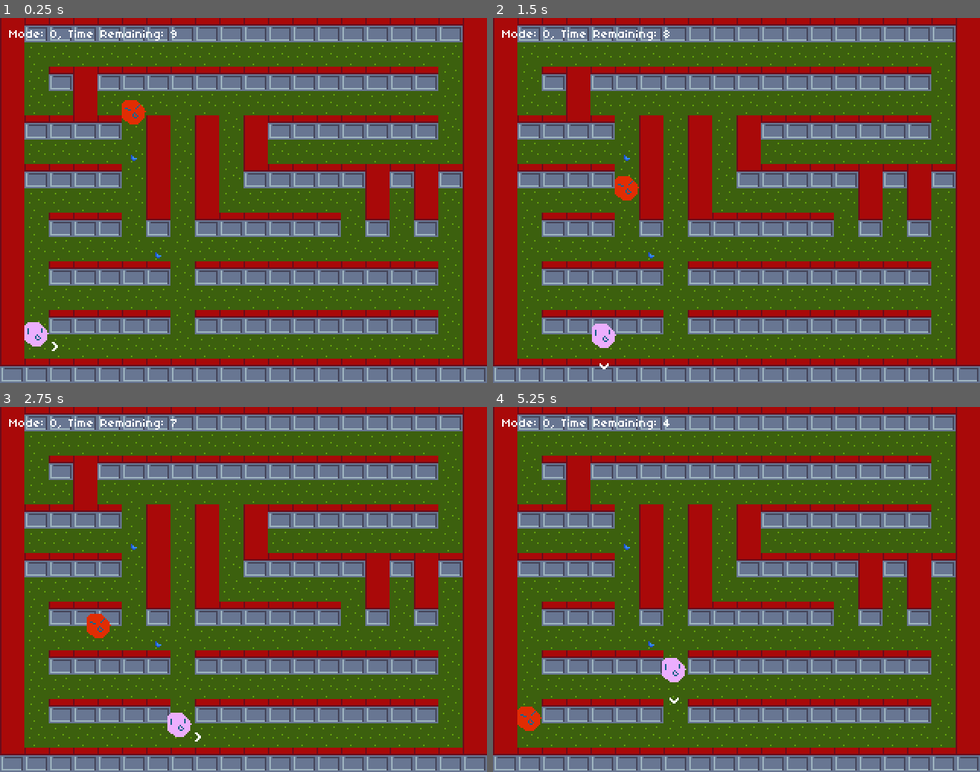
Above: before the commit, frames 1-4 (two rows, left to right).
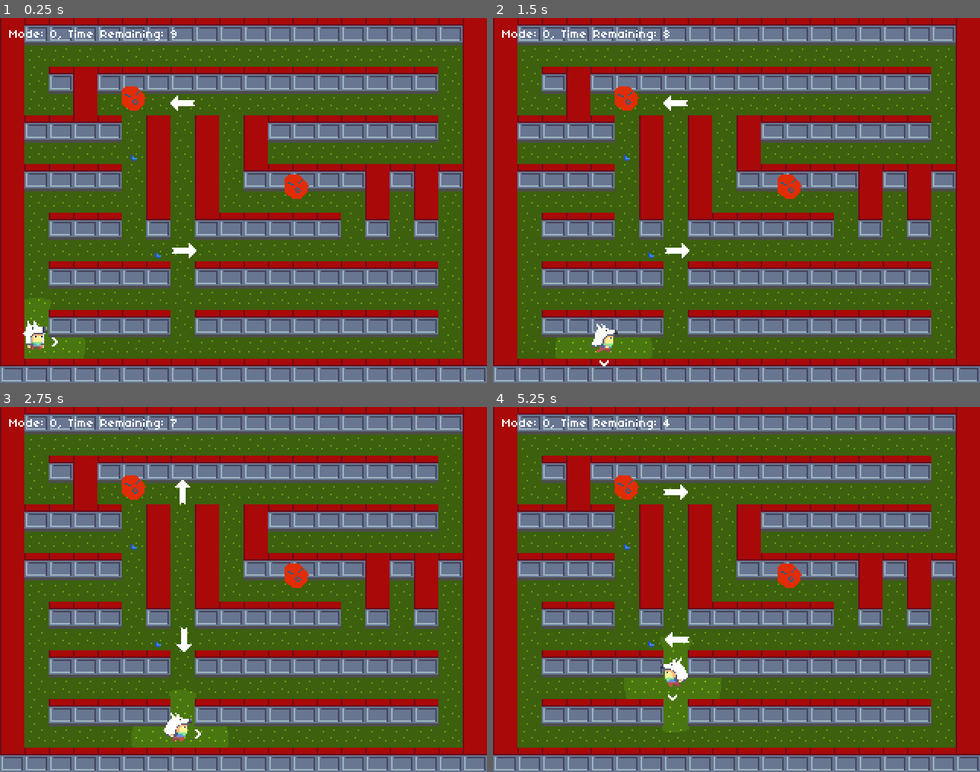
Above: after the commit, the same moments.

Repository: pibolib/gardener-of-light
Game: Godot game, scene res://scene/MainGame/GameHandler.tscn
The game is run twice, just before and just after one commit, with the same random seed, the same clock (stepped at 60 frames per second) and the same inputs.
Inputs:
- Up to frame 1 (0.25 s): no input
- Up to frame 2 (1.5 s): hold D (move_right) 0.53-1.28 s; tap Space (action) at 0.6, 1.35 s; hold S (move_down) from 1.28 s (still down)
- Up to frame 3 (2.75 s): release S (move_down) at 2.03 s; hold D (move_right) from 2.03 s (still down); tap Space (action) at 2.1 s
- Up to frame 4 (5.25 s): release D (move_right) at 2.78 s; hold W (move_up) 2.78-3.53 s; tap Space (action) every 0.75 s from 2.85 to 5.1 s; hold A (move_left) 3.53-5.03 s; hold S (move_down) from 5.03 s (still down)

The runs differ from the first frame. In frame 1, 7.1% of the frame differs, in the area x 4-95%, y 6-93%; in frame 2, 7.2%; in frame 3, 7.2%; in frame 4, 7.3%, in the area x 5-95%, y 6-93%.

Commit message:
implemented

Diff:
--- a/scene/MainGame/Enemy/Enemy.gd
+++ b/scene/MainGame/Enemy/Enemy.gd
@@ -1,28 +1,45 @@
 extends CharacterBody2D
+
+const TAINT = preload("res://scene/MainGame/Taint/Taint.tscn")
 
 var speed: float = 40
 @export var target := Vector2(100, 100)
+var move_enable: bool = false
+@export var follow_player: bool = true
 
 @onready var navigation_agent = $NavigationAgent2D
 var game_handler: GameHandler
-
 # Called when the node enters the scene tree for the first time.
 func _ready():
 	game_handler = get_parent()
+	game_handler.connect("mode_switch", _on_mode_switch)
 	call_deferred("nav_target")
 
 func nav_target() -> void:
 	await get_tree().physics_frame
-	navigation_agent.target_position = game_handler.player_position
+	navigation_agent.target_position = get_node("../Player").global_position
 
 func _physics_process(delta):
-	if navigation_agent.is_navigation_finished():
-		call_deferred("nav_target")
+	if follow_player:
+		nav_target()
+	elif navigation_agent.is_navigation_finished():
+		nav_target()
 		return
 	var next_path_position: Vector2 = navigation_agent.get_next_path_position()
+	if move_enable:
+		var new_vel: Vector2 = next_path_position - global_position
+		new_vel = new_vel.normalized() * speed
+		navigation_agent.set_velocity(new_vel)
 
-	var new_vel: Vector2 = next_path_position - global_position
-	new_vel = new_vel.normalized() * speed
+func _on_navigation_agent_2d_velocity_computed(safe_velocity):
+	if move_enable:
+		velocity = safe_velocity * int(move_enable)
+	move_and_slide()
 
-	velocity = new_vel
-	move_and_slide()
+func _on_mode_switch(mode: GameHandler.Mode):
+	if mode == GameHandler.Mode.DAY:
+		for i in 3:
+			var taint := TAINT.instantiate()
+			taint.position = position
+			add_sibling(taint)
+	move_enable = !(mode == GameHandler.Mode.DAY)
--- a/scene/MainGame/Enemy/Enemy.tscn
+++ b/scene/MainGame/Enemy/Enemy.tscn
@@ -1,7 +1,8 @@
-[gd_scene load_steps=4 format=3 uid="uid://bvtqyrvqllt6d"]
+[gd_scene load_steps=5 format=3 uid="uid://bvtqyrvqllt6d"]
 
 [ext_resource type="Script" path="res://scene/MainGame/Enemy/Enemy.gd" id="1_yxob3"]
 [ext_resource type="Texture2D" uid="uid://c8o8qqf5s3oct" path="res://asset/enemy/enemy.png" id="2_kippb"]
+[ext_resource type="Texture2D" uid="uid://dip1r3gx7us1v" path="res://asset/player/aimdirection.png" id="3_se72y"]
 
 [sub_resource type="CircleShape2D" id="CircleShape2D_w74ob"]
 radius = 6.0
@@ -10,6 +11,7 @@
 z_index = -1
 y_sort_enabled = true
 motion_mode = 1
+safe_margin = 1.0
 script = ExtResource("1_yxob3")
 
 [node name="Sprite" type="Sprite2D" parent="."]
@@ -27,4 +29,13 @@
 target_desired_distance = 2.0
 path_max_distance = 200.0
 path_postprocessing = 1
-radius = 1.0
+avoidance_enabled = true
+radius = 6.0
+time_horizon_agents = 0.07
+
+[node name="target" type="Sprite2D" parent="."]
+visible = false
+z_index = 125
+texture = ExtResource("3_se72y")
+
+[connection signal="velocity_computed" from="NavigationAgent2D" to="." method="_on_navigation_agent_2d_velocity_computed"]
--- a/scene/MainGame/GameHandler.gd
+++ b/scene/MainGame/GameHandler.gd
@@ -6,17 +6,28 @@
 	NIGHT
 }
 
+const TILE := preload("res://scene/MainGame/World/Tile.tscn")
+
 @export var cycle_time: float = 10
 var mode := Mode.DAY
 var mode_timer: Timer
 @onready var ui = $UI
 @onready var label = $UI/Label
+@onready var tile_map = $TileMap
 
 var player_position = Vector2.ZERO
 
 signal mode_switch(mode)
 
 func _ready():
+	randomize()
+	for tile in tile_map.get_used_cells(1):
+		var new_tile = TILE.instantiate()
+		new_tile.position = tile_map.map_to_local(tile)
+		new_tile.sprite_atlas_position = tile_map.get_cell_atlas_coords(1, tile) * 16
+		tile_map.set_cell(1, tile, -1)
+		add_child(new_tile)
+
 	mode_timer = Timer.new()
 	add_child(mode_timer)
 	mode_timer.start(cycle_time)
--- a/scene/MainGame/GameHandler.tscn
+++ b/scene/MainGame/GameHandler.tscn
@@ -6,12 +6,13 @@
 [ext_resource type="FontFile" uid="uid://yoxl3j5wnxsn" path="res://asset/fonts/04B_03_.TTF" id="4_ofvrq"]
 [ext_resource type="PackedScene" uid="uid://bvcx0ni6lj0an" path="res://scene/MainGame/Powerup/Powerup.tscn" id="5_c1pys"]
 [ext_resource type="PackedScene" uid="uid://bvtqyrvqllt6d" path="res://scene/MainGame/Enemy/Enemy.tscn" id="6_p88p4"]
+[ext_resource type="PackedScene" uid="uid://3ymrobvsurmi" path="res://scene/MainGame/Interactable/interactable.tscn" id="7_h14s5"]
 
 [sub_resource type="NavigationPolygon" id="NavigationPolygon_16tad"]
 
 [sub_resource type="NavigationPolygon" id="NavigationPolygon_q8t0t"]
 
-[sub_resource type="NavigationPolygon" id="NavigationPolygon_dphq2"]
+[sub_resource type="NavigationPolygon" id="NavigationPolygon_1mgl6"]
 vertices = PackedVector2Array(-8, -8, 8, -8, 8, 8, -8, 8)
 polygons = Array[PackedInt32Array]([PackedInt32Array(0, 1, 2, 3)])
 outlines = Array[PackedVector2Array]([PackedVector2Array(-8, -8, 8, -8, 8, 8, -8, 8)])
@@ -44,16 +45,23 @@
 sources/0 = SubResource("TileSetAtlasSource_cxm6s")
 sources/1 = SubResource("TileSetAtlasSource_1ob6i")
 
+[sub_resource type="Environment" id="Environment_y4xgg"]
+
+[sub_resource type="CanvasItemMaterial" id="CanvasItemMaterial_1hxi5"]
+blend_mode = 2
+light_mode = 2
+
 [node name="GameHandler" type="Node2D"]
 y_sort_enabled = true
 script = ExtResource("1_rux4r")
 
 [node name="TileMap" type="TileMap" parent="."]
 y_sort_enabled = true
+position = Vector2(0, 2)
 tile_set = SubResource("TileSet_acypx")
 format = 2
 layer_0/name = "BG"
-layer_0/z_index = -2
+layer_0/z_index = -10
 layer_0/tile_data = PackedInt32Array(65537, 131072, 0, 131073, 131072, 0, 196609, 131072, 0, 65538, 131072, 0, 196610,  …(2559 unchanged characters)…
 layer_1/name = "FG"
 layer_1/enabled = true
@@ -88,3 +96,21 @@
 [node name="Enemy" parent="." instance=ExtResource("6_p88p4")]
 position = Vector2(88, 61)
 target = Vector2(24, 216)
+follow_player = false
+
+[node name="Enemy3" parent="." instance=ExtResource("6_p88p4")]
+position = Vector2(195, 119)
+target = Vector2(24, 216)
+
+[node name="WorldEnvironment" type="WorldEnvironment" parent="."]
+environment = SubResource("Environment_y4xgg")
+
+[node name="CanvasModulate" type="CanvasModulate" parent="."]
+material = SubResource("CanvasItemMaterial_1hxi5")
+
+[node name="Interactable" parent="." instance=ExtResource("7_h14s5")]
+position = Vector2(121, 153)
+
+[node name="Interactable2" parent="." instance=ExtResource("7_h14s5")]
+position = Vector2(120, 56)
+rotation = 1.5708
--- /dev/null
+++ b/scene/MainGame/Interactable/interactable.gd
@@ -0,0 +1,23 @@
+extends Node2D
+
+@export var speed: float = 300
+var rotation_timer: Timer
+
+func _ready():
+	rotation = randi_range(0, 3) * PI/2
+	rotation_timer = Timer.new()
+	add_child(rotation_timer)
+	rotation_timer.start(2)
+	rotation_timer.connect("timeout", _rotate)
+
+func _on_area_2d_body_entered(body):
+	if body is CharacterBody2D:
+		body.position = position
+		body.move_enable = false
+		body.velocity = Vector2.from_angle(rotation).normalized() * speed
+		var timer := get_tree().create_timer(0.25)
+		await timer.timeout
+		body.move_enable = true
+
+func _rotate():
+	rotation += PI/2
--- /dev/null
+++ b/scene/MainGame/Interactable/interactable.tscn
@@ -0,0 +1,20 @@
+[gd_scene load_steps=4 format=3 uid="uid://3ymrobvsurmi"]
+
+[ext_resource type="Script" path="res://scene/MainGame/Interactable/interactable.gd" id="1_5ifd3"]
+[ext_resource type="Texture2D" uid="uid://btlxynagetksw" path="res://asset/world/funnyarrow.png" id="2_iluml"]
+
+[sub_resource type="RectangleShape2D" id="RectangleShape2D_0dpoh"]
+size = Vector2(8, 8)
+
+[node name="Interactable" type="Node2D"]
+script = ExtResource("1_5ifd3")
+
+[node name="Sprite2D" type="Sprite2D" parent="."]
+texture = ExtResource("2_iluml")
+
+[node name="Area2D" type="Area2D" parent="."]
+
+[node name="CollisionShape2D" type="CollisionShape2D" parent="Area2D"]
+shape = SubResource("RectangleShape2D_0dpoh")
+
+[connection signal="body_entered" from="Area2D" to="." method="_on_area_2d_body_entered"]
--- a/scene/MainGame/Player/Player.gd
+++ b/scene/MainGame/Player/Player.gd
@@ -1,4 +1,5 @@
 extends CharacterBody2D
+class_name Player
 
 enum Ability {
 	NONE,
@@ -9,6 +10,8 @@
 var movement_angle: float = 0
 var attack_angle: float = 0
 var ability := Ability.NONE
+var friction: float = 0.01
+var move_enable = true
 
 @export var game_handler: Node
 @onready var aim_marker_pivot = $AimMarkerPivot
@@ -16,44 +19,56 @@
 const PROJECTILE_BASIC := preload("res://scene/MainGame/Projectile/Projectile.tscn")
 
 func _ready():
+	$Sprite.play("default")
 	if !game_handler == null:
 		game_handler.connect("mode_switch", _on_mode_switch)
 
 func _process(delta):
-	game_handler.player_position = position
+	game_handler.player_position = global_position
 	aim_marker_pivot.rotation = lerp_angle(aim_marker_pivot.rotation, attack_angle, delta*20)
+	if velocity.length() > 0.1:
+		$Sprite.animation = "run"
+	else:
+		$Sprite.animation = "default"
 
 func _physics_process(delta):
-	var is_moving = false
-	if Input.is_action_pressed("move_up"):
-		movement_angle = 3*TAU/4
-		attack_angle = 3*TAU/4
-		is_moving = true
-	elif Input.is_action_pressed("move_down"):
-		movement_angle = TAU/4
-		attack_angle = TAU/4
-		is_moving = true
-	if Input.is_action_pressed("move_left"):
+	if move_enable:
+		var is_moving = false
+		if Input.is_action_pressed("move_up"):
+			movement_angle = 3*TAU/4
+			attack_angle = 3*TAU/4
+			is_moving = true
+		elif Input.is_action_pressed("move_down"):
+			movement_angle = TAU/4
+			attack_angle = TAU/4
+			is_moving = true
+		if Input.is_action_pressed("move_left"):
+			if is_moving:
+				movement_angle = lerp_angle(movement_angle, TAU/2, 0.5)
+			else:
+				movement_angle = TAU/2
+			attack_angle = TAU/2
+			is_moving = true
+			$Sprite.scale.x = -1
+		elif Input.is_action_pressed("move_right"):
+			if is_moving:
+				movement_angle = lerp_angle(movement_angle, 0, 0.5)
+			else:
+				movement_angle = 0
+			attack_angle = 0
+			is_moving = true
+			$Sprite.scale.x = 1
 		if is_moving:
-			movement_angle = lerp_angle(movement_angle, TAU/2, 0.5)
+			velocity = Vector2.from_angle(movement_angle) * speed
 		else:
-			movement_angle = TAU/2
-		attack_angle = TAU/2
-		is_moving = true
-	elif Input.is_action_pressed("move_right"):
-		if is_moving:
-			movement_angle = lerp_angle(movement_angle, 0, 0.5)
-		else:
-			movement_angle = 0
-		attack_angle = 0
-		is_moving = true
+			velocity = Vector2.ZERO
+	move_and_slide()
+
 	if ability != Ability.NONE and Input.is_action_just_pressed("action"):
 		var proj := PROJECTILE_BASIC.instantiate()
 		proj.position = position
 		proj.attack_angle = attack_angle
 		add_sibling(proj)
-	velocity = int(is_moving) * Vector2.from_angle(movement_angle) * speed
-	move_and_slide()
 
 func _on_mode_switch(mode: GameHandler.Mode) -> void:
 	pass
--- a/scene/MainGame/Player/Player.tscn
+++ b/scene/MainGame/Player/Player.tscn
@@ -1,11 +1,82 @@
-[gd_scene load_steps=6 format=3 uid="uid://drw6pkyel0u2l"]
+[gd_scene load_steps=17 format=3 uid="uid://drw6pkyel0u2l"]
 
 [ext_resource type="Script" path="res://scene/MainGame/Player/Player.gd" id="1_mpypc"]
-[ext_resource type="Texture2D" uid="uid://du40d4l6iwmsc" path="res://asset/player/player.png" id="2_mjuor"]
+[ext_resource type="Texture2D" uid="uid://ctxneuttrdl5" path="res://asset/player/boy-Sheet.png" id="2_wqast"]
+[ext_resource type="Texture2D" uid="uid://cf7245nweq3x1" path="res://asset/player/boy-walk-Sheet.png" id="3_l8waq"]
 [ext_resource type="Texture2D" uid="uid://dip1r3gx7us1v" path="res://asset/player/aimdirection.png" id="3_nuxkv"]
+[ext_resource type="Texture2D" uid="uid://f1qvn5xbhd5j" path="res://asset/lighting/lightcircle.png" id="4_gen42"]
+
+[sub_resource type="AtlasTexture" id="AtlasTexture_5ogfy"]
+atlas = ExtResource("2_wqast")
+region = Rect2(0, 0, 32, 32)
+
+[sub_resource type="AtlasTexture" id="AtlasTexture_1k5uc"]
+atlas = ExtResource("2_wqast")
+region = Rect2(32, 0, 32, 32)
+
+[sub_resource type="AtlasTexture" id="AtlasTexture_bwaa2"]
+atlas = ExtResource("2_wqast")
+region = Rect2(64, 0, 32, 32)
+
+[sub_resource type="AtlasTexture" id="AtlasTexture_nepaw"]
+atlas = ExtResource("2_wqast")
+region = Rect2(96, 0, 32, 32)
+
+[sub_resource type="AtlasTexture" id="AtlasTexture_e1k80"]
+atlas = ExtResource("3_l8waq")
+region = Rect2(0, 0, 32, 32)
+
+[sub_resource type="AtlasTexture" id="AtlasTexture_71nbu"]
+atlas = ExtResource("3_l8waq")
+region = Rect2(32, 0, 32, 32)
+
+[sub_resource type="AtlasTexture" id="AtlasTexture_b1j24"]
+atlas = ExtResource("3_l8waq")
+region = Rect2(64, 0, 32, 32)
+
+[sub_resource type="AtlasTexture" id="AtlasTexture_a1ksj"]
+atlas = ExtResource("3_l8waq")
+region = Rect2(96, 0, 32, 32)
+
+[sub_resource type="SpriteFrames" id="SpriteFrames_mltf1"]
+animations = [{
+"frames": [{
+"duration": 1.0,
+"texture": SubResource("AtlasTexture_5ogfy")
+}, {
+"duration": 1.0,
+"texture": SubResource("AtlasTexture_1k5uc")
+}, {
+"duration": 1.0,
+"texture": SubResource("AtlasTexture_bwaa2")
+}, {
+"duration": 1.0,
+"texture": SubResource("AtlasTexture_nepaw")
+}],
+"loop": true,
+"name": &"default",
+"speed": 10.0
+}, {
+"frames": [{
+"duration": 1.0,
+"texture": SubResource("AtlasTexture_e1k80")
+}, {
+"duration": 1.0,
+"texture": SubResource("AtlasTexture_71nbu")
+}, {
+"duration": 1.0,
+"texture": SubResource("AtlasTexture_b1j24")
+}, {
+"duration": 1.0,
+"texture": SubResource("AtlasTexture_a1ksj")
+}],
+"loop": true,
+"name": &"run",
+"speed": 8.0
+}]
 
 [sub_resource type="CircleShape2D" id="CircleShape2D_w74ob"]
-radius = 7.0
+radius = 6.0
 
 [sub_resource type="CircleShape2D" id="CircleShape2D_y6e12"]
 radius = 7.0
@@ -16,17 +87,21 @@
 motion_mode = 1
 script = ExtResource("1_mpypc")
 
-[node name="Sprite" type="Sprite2D" parent="."]
+[node name="Sprite" type="AnimatedSprite2D" parent="."]
 z_index = 8
 y_sort_enabled = true
-position = Vector2(0, -8)
-texture = ExtResource("2_mjuor")
+position = Vector2(0, -14)
+sprite_frames = SubResource("SpriteFrames_mltf1")
+animation = &"run"
+frame = 2
+frame_progress = 0.750177
 
 [node name="Collision" type="CollisionShape2D" parent="."]
 z_index = -1
 shape = SubResource("CircleShape2D_w74ob")
 
 [node name="AimMarkerPivot" type="Node2D" parent="."]
+position = Vector2(0, -3)
 
 [node name="AimIndicator" type="Sprite2D" parent="AimMarkerPivot"]
 z_index = 16
@@ -40,4 +115,8 @@
 [node name="CollisionShape2D" type="CollisionShape2D" parent="ItemPickup"]
 shape = SubResource("CircleShape2D_y6e12")
 
+[node name="PointLight2D" type="PointLight2D" parent="."]
+shadow_enabled = true
+texture = ExtResource("4_gen42")
+
 [connection signal="area_entered" from="ItemPickup" to="." method="_on_item_pickup_area_entered"]
--- /dev/null
+++ b/scene/MainGame/Taint/Taint.gd
@@ -0,0 +1,34 @@
+extends Node2D
+
+var z: float = -0.01
+var zsp: float = -70
+var g: float = 90
+var do_3d_anim: bool = true
+var velocity := Vector2.ZERO
+
+var grow: bool = false
+@export var game_handler: Node
+
+
+func _ready():
+	velocity = Vector2.from_angle(randf_range(0, TAU)) * randf_range(0, 20)
+	game_handler = get_parent()
+	game_handler.connect("mode_switch", _on_mode_switch)
+
+func _process(delta):
+	if do_3d_anim:
+		if z < 0:
+			z += zsp * delta
+			zsp += g * delta
+			position += velocity * delta
+		else:
+			do_3d_anim = false
+			g = 0
+			z = 0
+	else:
+		if $Sprite.scale.x < 1 and grow:
+			$Sprite.scale += Vector2(delta/16, delta/16)
+	$Sprite.position.y = z
+
+func _on_mode_switch(mode: GameHandler.Mode):
+	grow = mode == GameHandler.Mode.NIGHT
--- /dev/null
+++ b/scene/MainGame/Taint/Taint.tscn
@@ -0,0 +1,14 @@
+[gd_scene load_steps=3 format=3 uid="uid://ce8hwv7rel51i"]
+
+[ext_resource type="Script" path="res://scene/MainGame/Taint/Taint.gd" id="1_1mu0q"]
+[ext_resource type="Texture2D" uid="uid://d0n65apg73alj" path="res://asset/taint/taintblob.png" id="1_q0cqq"]
+
+[node name="TaintBlob" type="Node2D"]
+z_index = -8
+y_sort_enabled = true
+script = ExtResource("1_1mu0q")
+
+[node name="Sprite" type="Sprite2D" parent="."]
+y_sort_enabled = true
+scale = Vector2(0.15, 0.15)
+texture = ExtResource("1_q0cqq")
--- /dev/null
+++ b/scene/MainGame/World/Tile.gd
@@ -0,0 +1,7 @@
+extends StaticBody2D
+
+@onready var sprite = $Sprite2D
+var sprite_atlas_position: Vector2i
+
+func _ready():
+	sprite.region_rect.position = Vector2(sprite_atlas_position)
--- /dev/null
+++ b/scene/MainGame/World/Tile.tscn
@@ -0,0 +1,28 @@
+[gd_scene load_steps=5 format=3 uid="uid://bihp1d62855ea"]
+
+[ext_resource type="Script" path="res://scene/MainGame/World/Tile.gd" id="1_f7aqb"]
+[ext_resource type="Texture2D" uid="uid://fi8n2rep8gho" path="res://asset/tile/tileset.png" id="1_vm5mk"]
+
+[sub_resource type="RectangleShape2D" id="RectangleShape2D_fbklq"]
+size = Vector2(16, 16)
+
+[sub_resource type="OccluderPolygon2D" id="OccluderPolygon2D_m34hx"]
+polygon = PackedVector2Array(-8, -8, 8, -8, 8, 8, -8, 8)
+
+[node name="Tile" type="StaticBody2D"]
+y_sort_enabled = true
+script = ExtResource("1_f7aqb")
+
+[node name="CollisionShape2D" type="CollisionShape2D" parent="."]
+shape = SubResource("RectangleShape2D_fbklq")
+
+[node name="Sprite2D" type="Sprite2D" parent="."]
+y_sort_enabled = true
+position = Vector2(-8, -8)
+texture = ExtResource("1_vm5mk")
+centered = false
+region_enabled = true
+region_rect = Rect2(0, 0, 16, 16)
+
+[node name="LightOccluder2D" type="LightOccluder2D" parent="."]
+occluder = SubResource("OccluderPolygon2D_m34hx")
Binary file added: asset/lighting/lightcircle.png
Not shown, added: asset/lighting/lightcircle.png.import
Binary file added: asset/player/boy-Sheet.png
Not shown, added: asset/player/boy-Sheet.png.import
Binary file added: asset/player/boy-walk-Sheet.png
Not shown, added: asset/player/boy-walk-Sheet.png.import
Binary file added: asset/taint/taintblob.png
Not shown, added: asset/taint/taintblob.png.import
Binary file added: asset/world/funnyarrow.png
Not shown, added: asset/world/funnyarrow.png.import
Not shown: 2 places in scene/MainGame/GameHandler.tscn that only renumber resources
